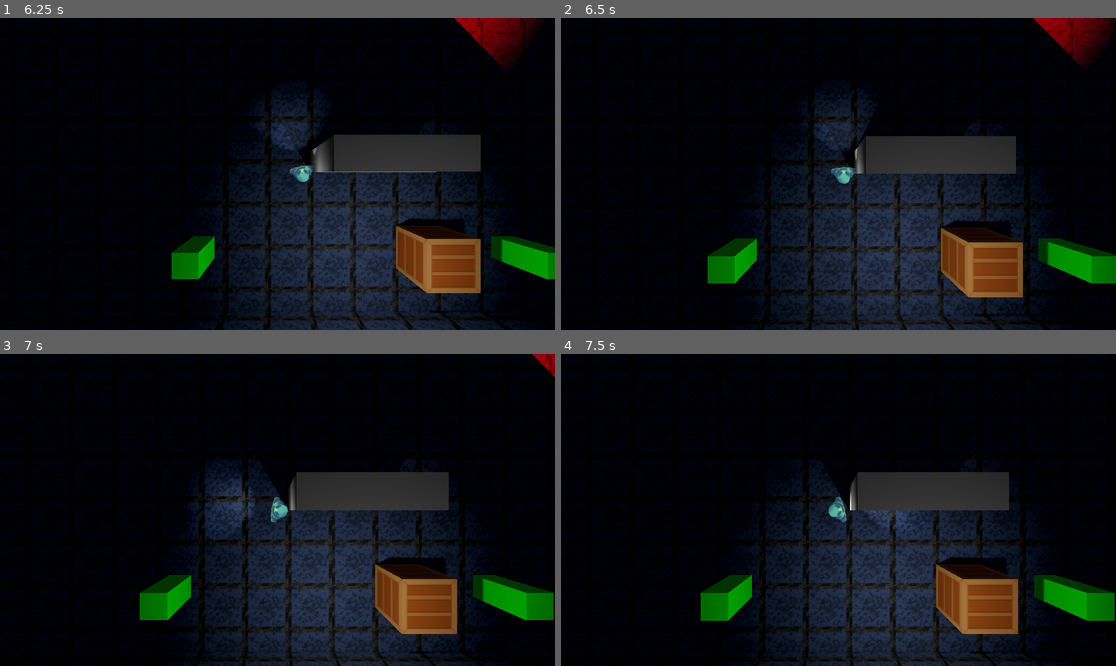
Above: before the commit, frames 1-4 (two rows, left to right).
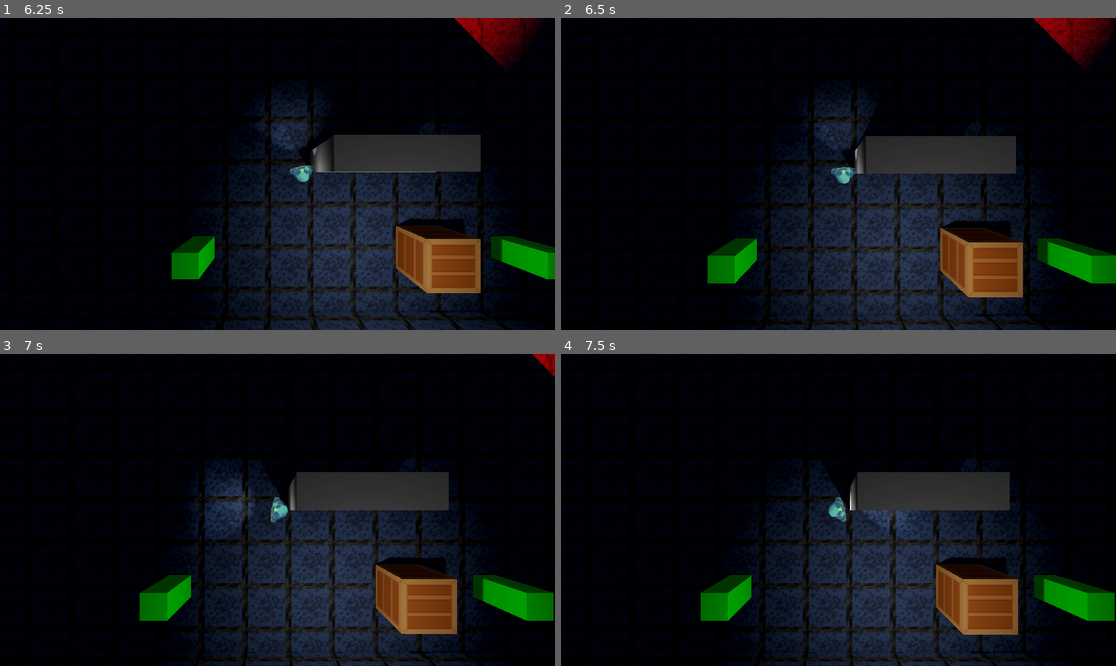
Above: after the commit, the same moments.

Repository: Evanator05/albertagamejam2023
Game: Godot game, scene res://Scenes/Level.tscn
Two runs of this game, one before a commit and one after it. Both use one fixed random seed, a clock stepped at 60 frames per second and the inputs below. The engine's default icon, where the game draws it, is replaced by a stand-in: a white triangle on a blue panel in a dark square.
Inputs (mouse positions are in pixels of both pictures, inside the frame that each line leads up to):
- Up to frame 1 (6.25 s): move the mouse to (249, 236) at 0.52 s; hold W (moveUp) 0.53-2.03 s; tap E (interact) every 0.75 s from 0.6 to 5.85 s; move the mouse to (444, 220) at 1.27 s; tap Enter at 2 s; move the mouse to (111, 127) at 2.02 s; hold A (moveLeft) 2.03-3.53 s; move the mouse to (305, 174) at 2.77 s; move the mouse to (194, 96) at 3.52 s; hold S (moveDown) 3.53-4.28 s; move the mouse to (399, 158) at 4.27 s; hold D (moveRight) 4.28-5.03 s; move the mouse to (166, 189) at 5.02 s; hold W (moveUp) 5.03-5.78 s; move the mouse to (333, 105) at 5.77 s; hold D (moveRight) from 5.78 s (still down)
- Up to frame 2 (6.5 s): keep holding D (moveRight)
- Up to frame 3 (7 s): keep holding D (moveRight); move the mouse to (249, 572) at 6.52 s; tap E (interact) at 6.6 s
- Up to frame 4 (7.5 s): keep holding D (moveRight); move the mouse to (1005, 556) at 7.27 s; tap E (interact) at 7.35 s

Frame 1 is identical in both runs. In frame 2, less than 0.1% of the frame differs, in the area x 26-100%, y 4-82%; in frame 3, less than 0.1%; in frame 4, less than 0.1%, in the area x 30-95%, y 37-90%.

Commit message:
fixed enemy

Diff:
--- a/Objects/Enemy.tscn
+++ b/Objects/Enemy.tscn
@@ -8,6 +8,9 @@
 
 [sub_resource type="ConvexPolygonShape3D" id="ConvexPolygonShape3D_6b0bs"]
 points = PackedVector3Array(-1, 0, 1, -5, 0, -8, 5, 0, -8, -5, 4, -8, 5, 4, -8, 1, 0, 1, -1, 2, 1, 1, 2, 1)
+
+[sub_resource type="CylinderShape3D" id="CylinderShape3D_55jwj"]
+radius = 1.0
 
 [node name="Enemy" type="CharacterBody3D"]
 axis_lock_angular_x = true
@@ -41,4 +44,11 @@
 [node name="CollisionShape3D" type="CollisionShape3D" parent="SpotArea"]
 shape = SubResource("ConvexPolygonShape3D_6b0bs")
 
+[node name="die" type="Area3D" parent="."]
+
+[node name="CollisionShape3D" type="CollisionShape3D" parent="die"]
+transform = Transform3D(1, 0, 0, 0, 1, 0, 0, 0, 1, 0, 1, 0)
+shape = SubResource("CylinderShape3D_55jwj")
+
 [connection signal="body_entered" from="SpotArea" to="." method="_on_spot_area_body_entered"]
+[connection signal="body_entered" from="die" to="." method="_on_die_area_body_entered"]
--- a/Scripts/Enemy.gd
+++ b/Scripts/Enemy.gd
@@ -73,5 +73,5 @@
 				chaseTarget = body
 
 func _on_die_area_body_entered(body):
-	if (body.get_name() == "Player" and state == ALERT):
+	if (body is Player and state == ALERT):
 		get_tree().reload_current_scene()
--- a/Scripts/Player.gd
+++ b/Scripts/Player.gd
@@ -1,4 +1,4 @@
-extends CharacterBody3D
+class_name Player extends CharacterBody3D
 
 var maxSpeed:float = 8
 
Not shown: 1 places in Objects/Enemy.tscn that only renumber resources
